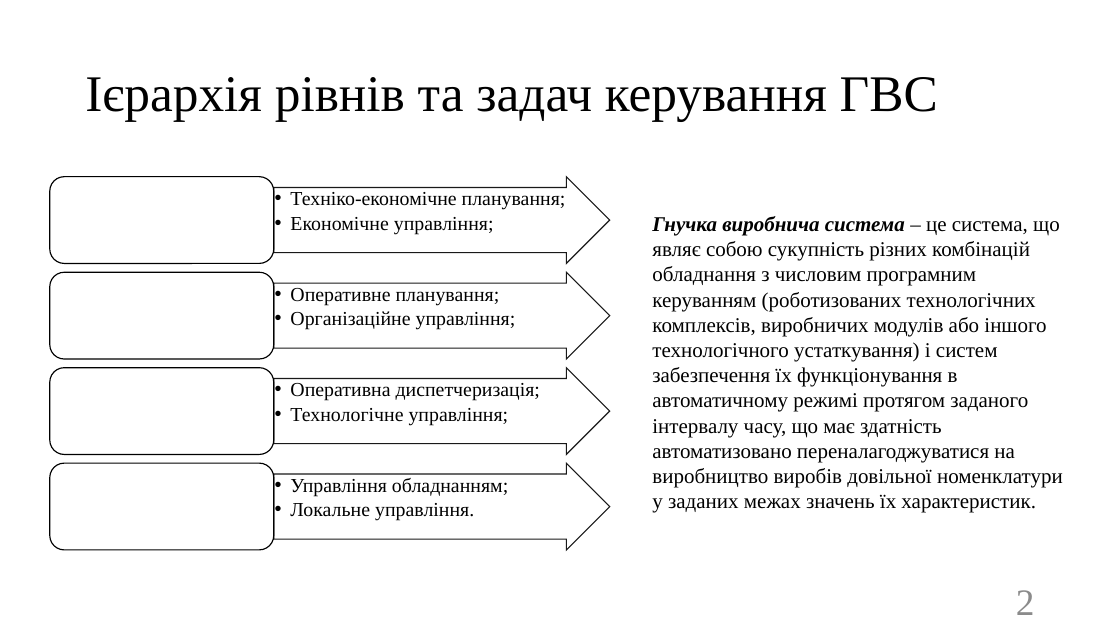
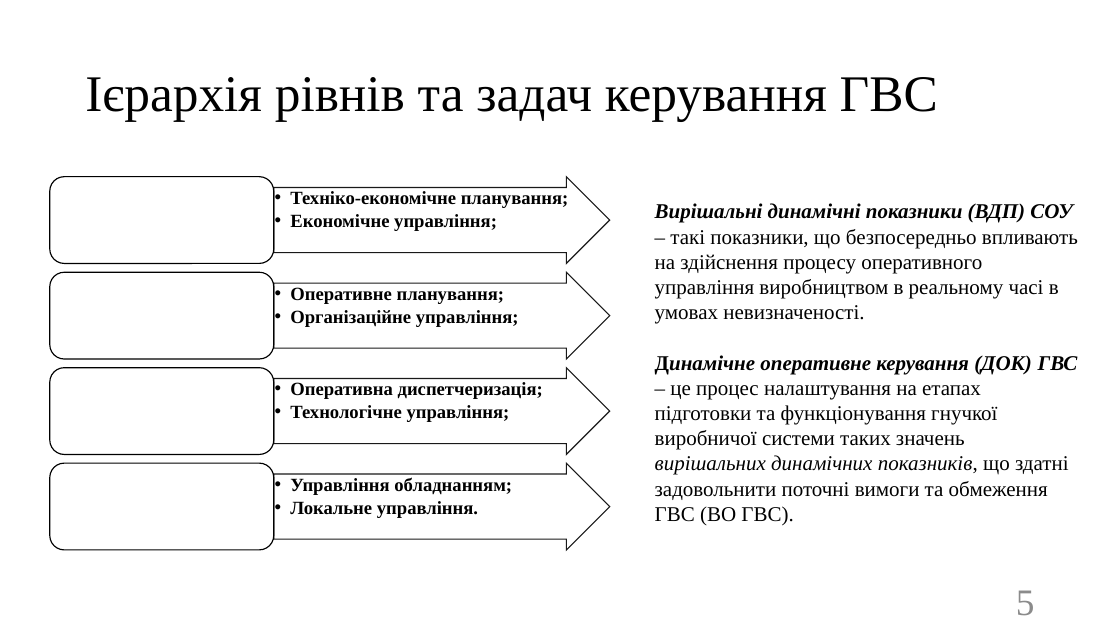
Before and after one commit to SPS-ik/diss, a slide deck: slide 5 of !pres.pptx (slide 2 before the commit). Drawn at 1120x630 pixels with LibreOffice and Linux fonts; fonts in the diff are those of the drawing. Boxes give left, top, right and bottom in pixels: in the first picture for what was removed or moved away, otherwise in the second. Text is boxed around its words. In the diff, an @@ line names an element or a change of style, - is before the commit and + after.

```diff
--- a/!pres.pptx
+++ b/!pres.pptx
@@ text at (655, 203, 1078, 526): text changed @@
-Гнучка виробнича система – це система, що являє собою сукупність різних комбінацій обладнання з числовим програмним керуванням (роботизованих технологічних комплексів, виробничих модулів або іншого технологічного устаткування) і систем забезпечення їх функціонування в автоматичному режимі протягом заданого інтервалу часу, що має здатність автоматизовано переналагоджуватися на виробництво виробів довільної номенклатури у заданих межах значень їх характеристик.
+Вирішальні динамічні показники (ВДП) СОУ – такі показники, що безпосередньо впливають на здійснення процесу оперативного управління виробництвом в реальному часі в умовах невизначеності.
+Динамічне оперативне керування (ДОК) ГВС – це процес налаштування на етапах підготовки та функціонування гнучкої виробничої системи таких значень вирішальних динамічних показників, що здатні задовольнити поточні вимоги та обмеження ГВС (ВО ГВС).
@@ size 17 to 16 pt, bold on in 4 elements at (290, 191, 569, 231), (290, 287, 519, 327), (290, 382, 543, 422), (290, 477, 512, 518) @@
@@ page number at (1016, 590, 1035, 615): text changed @@
-2
+5
```
Also in this commit, not shown: 11 other slides changed, 2 slides added, 2 slides removed, 5 other files.
